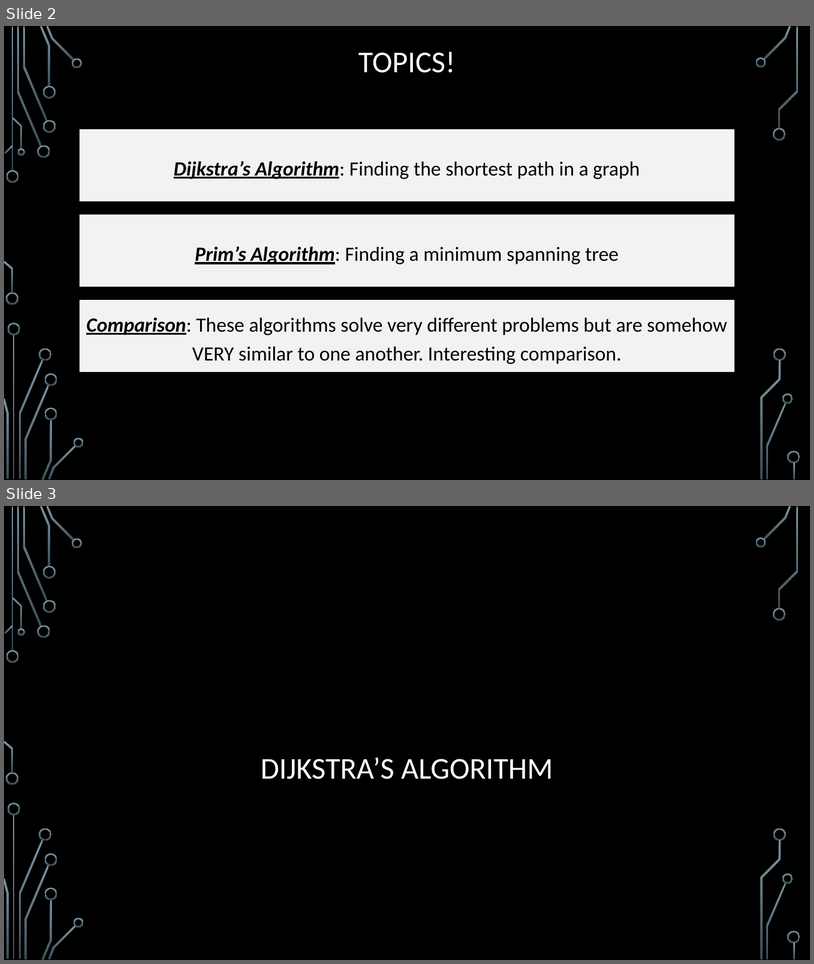
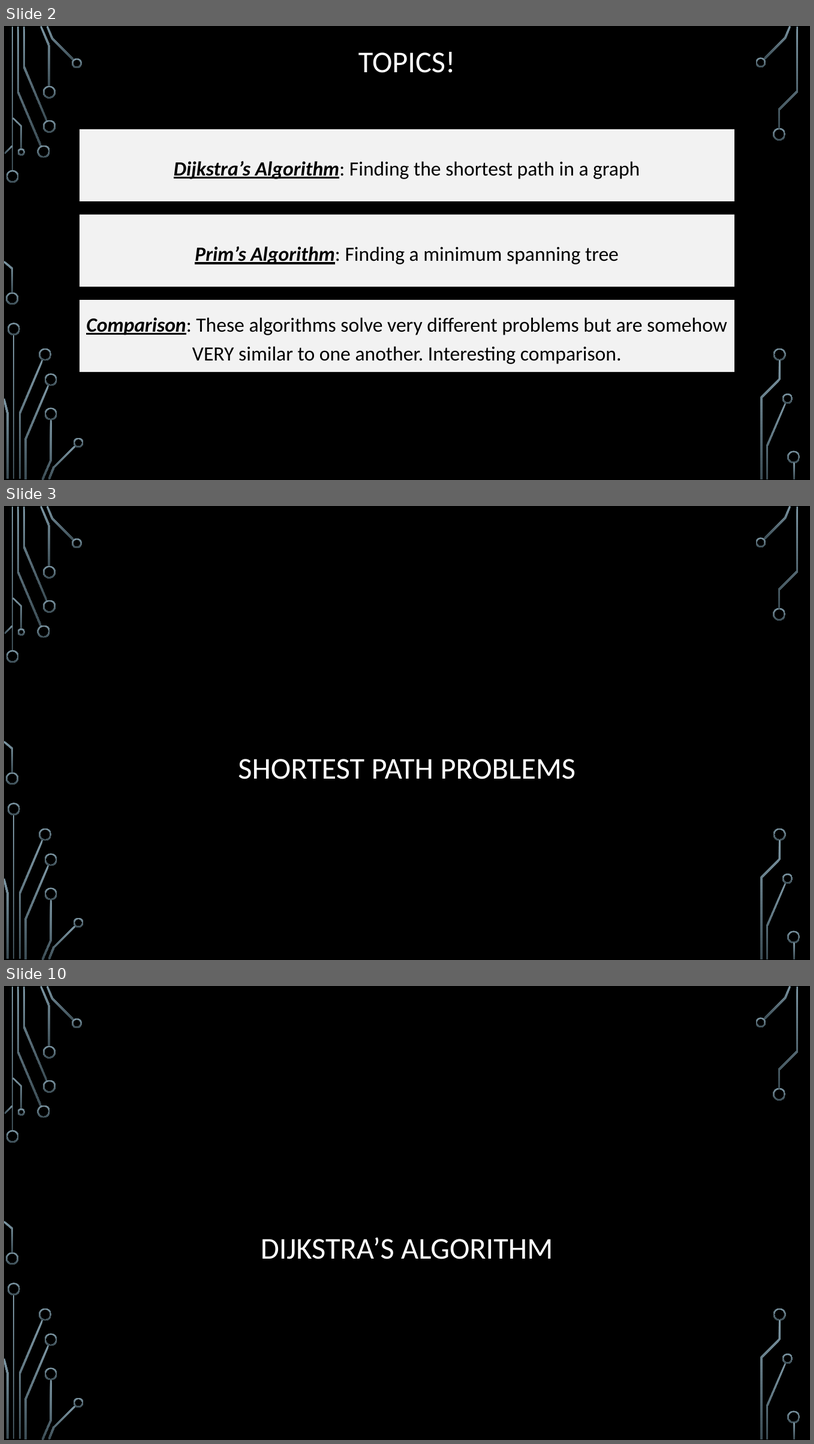
Before and after one commit to markfloryan/dsa2, a slide deck: slides/03-2-DijkstraAndPrim.pptx. Shown one above the other, each under a label of ours: slides 2 and 3 before the commit, slides 2, 3 and 10 after it; the slides between them are not shown. The pictures are 814x964 and 814x1444 pixels, drawn with LibreOffice and Linux fonts; fonts in the diff are those of the drawing; background and template pictures are left out. Boxes give left, top, right and bottom in pixels: in the first picture for what was removed or moved away, otherwise in the second. Text is boxed around its words. In the diff, an @@ line names an element or a change of style, - is before the commit and + after.

```diff
--- a/slides/03-2-DijkstraAndPrim.pptx
+++ b/slides/03-2-DijkstraAndPrim.pptx
@@ slide 3 added at box(4, 506, 810, 960), background picture (left out); not listed: 36 template elements that a slide beside it also shows @@
@@ title added at box(238, 759, 576, 779), 36 pt, text #FFFFFF @@
+SHORTEST PATH PROBLEMS
@@ what was slide 3 is now slide 10 @@
```
Also in this commit, not shown: 8 slides changed, 11 other slides added, 1 other file.
